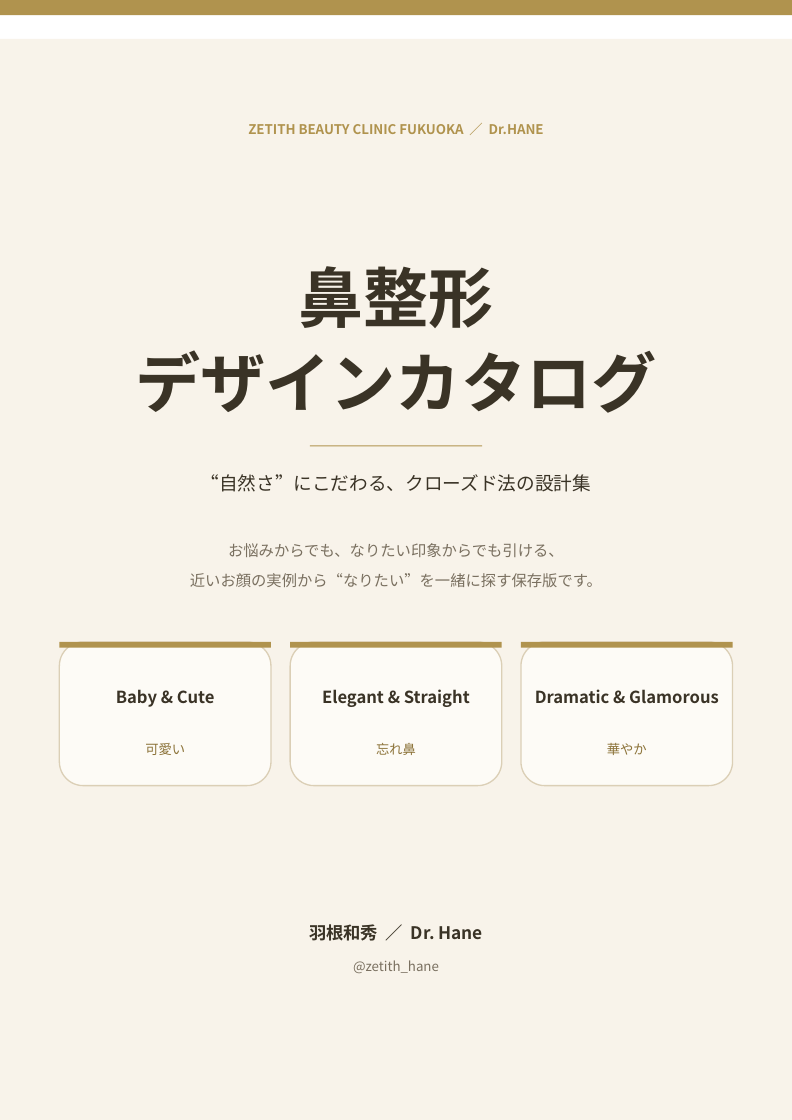
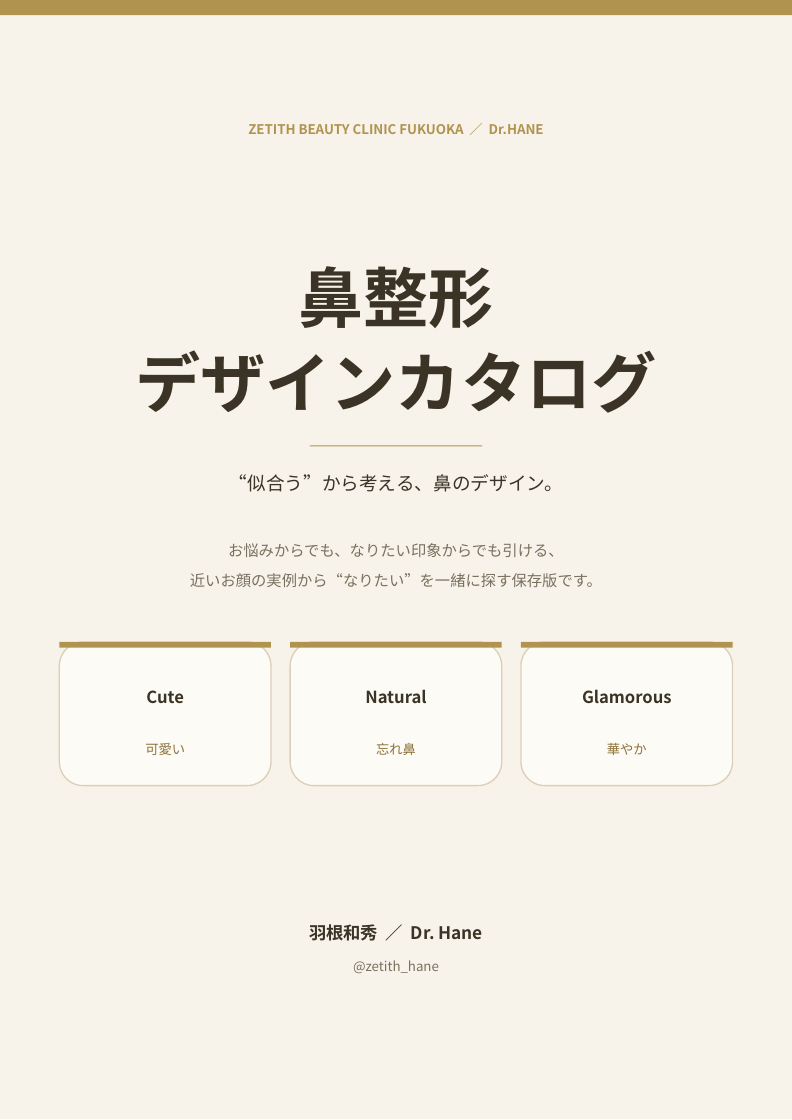
Before and after one commit to hidekkobonba/nosejob, a slide deck: slide 1 of 鼻整形_デザインカタログ.pptx. Drawn at 792x1120 pixels with LibreOffice and Linux fonts; fonts in the diff are those of the drawing. Boxes give left, top, right and bottom in pixels: in the first picture for what was removed or moved away, otherwise in the second. Text is boxed around its words. In the diff, an @@ line names an element or a change of style, - is before the commit and + after.

```diff
--- a/鼻整形_デザインカタログ.pptx
+++ b/鼻整形_デザインカタログ.pptx
@@ rectangle: place and size @@
-rectangle at (0,39,792,1120)
+rectangle at (0,0,792,1119)
@@ text at (229,474,563,492): text changed @@
-“自然さ”にこだわる、クローズド法の設計集
+“似合う”から考える、鼻のデザイン。
@@ text at (365,689,426,703): text changed @@
-Elegant & Straight
+Natural
@@ text at (582,689,672,703): text changed @@
-Dramatic & Glamorous
+Glamorous
@@ text at (146,690,184,703): text changed @@
-Baby & Cute
+Cute
```
Also in this commit, not shown: 26 other slides changed.
